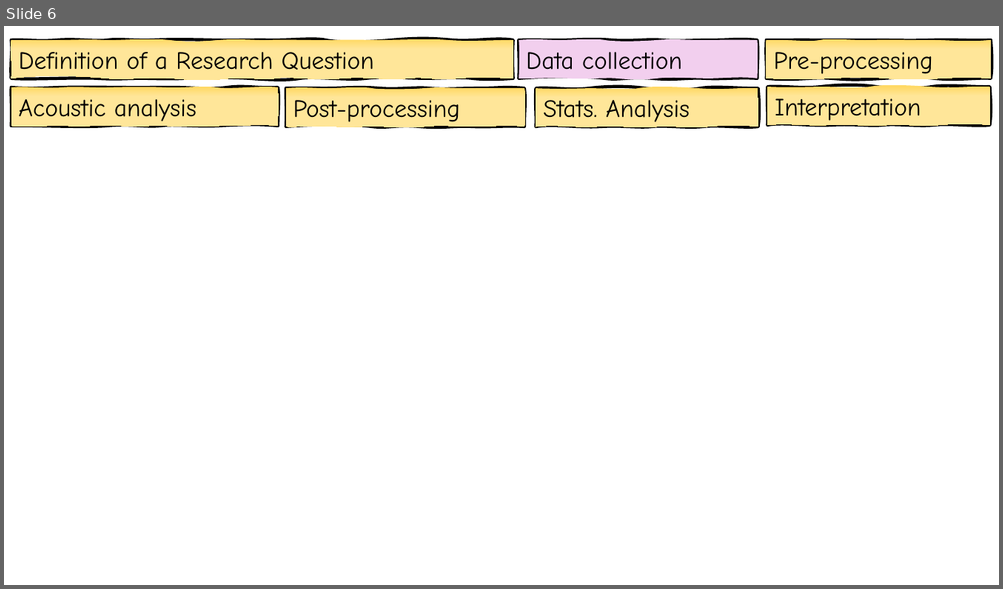
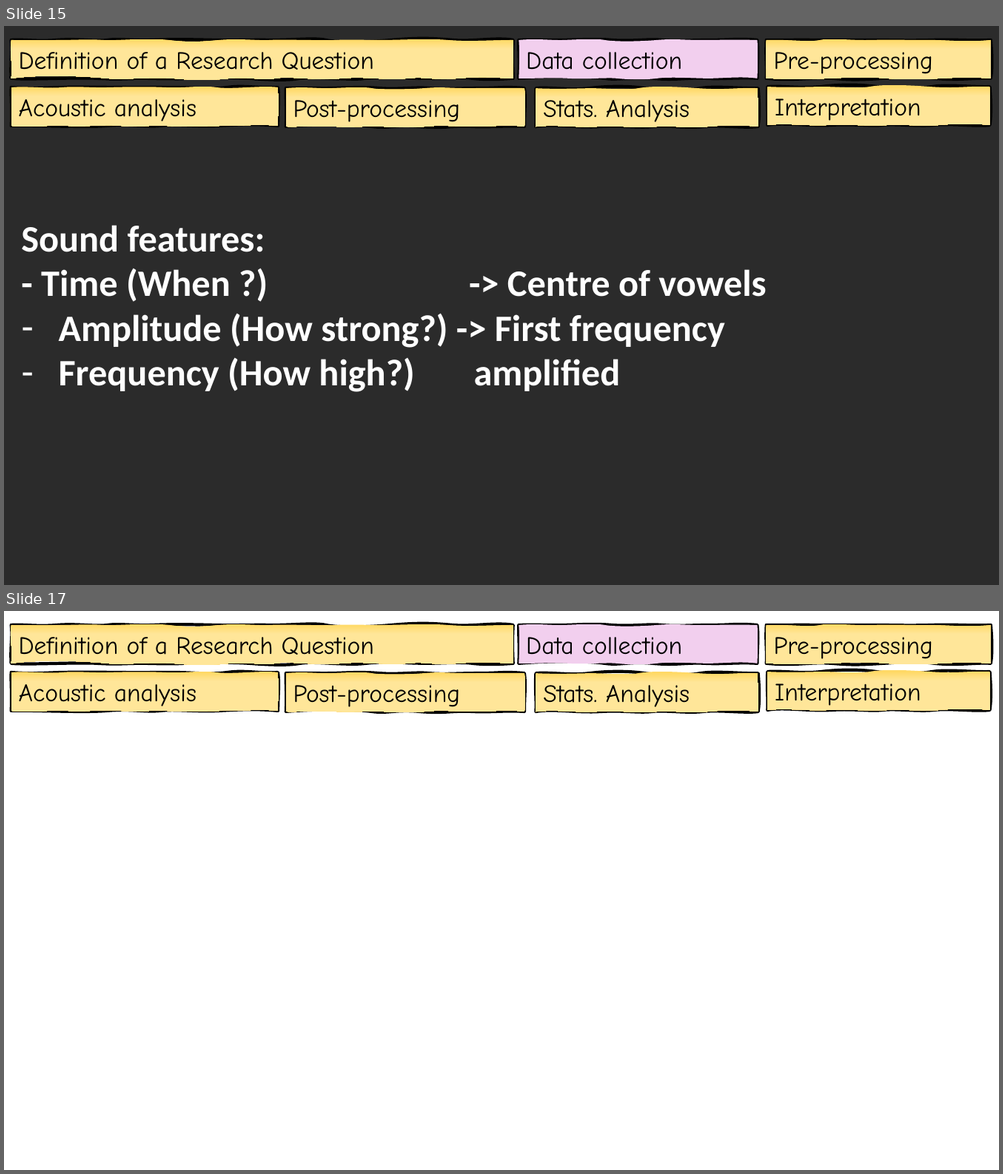
Before and after one commit to jgenette/Presentations, a slide deck: Seminar.pptx. Shown one above the other, each under a label of ours: slide 6 before the commit, slides 15 and 17 after it; the slides between them are not shown. The pictures are 1003x589 and 1003x1174 pixels, drawn with LibreOffice and Linux fonts; fonts in the diff are those of the drawing; background and template pictures are left out; a plain dark background stands for a picture behind light text. Boxes give left, top, right and bottom in pixels: in the first picture for what was removed or moved away, otherwise in the second. Text is boxed around its words. In the diff, an @@ line names an element or a change of style, - is before the commit and + after.

```diff
--- a/Seminar.pptx
+++ b/Seminar.pptx
@@ slide 15 added at (4, 26, 999, 585), background picture (left out) @@
@@ freeform shape added at (11, 40, 514, 79), fill gradient #FFD966 to #FFE699, outline #000000 3 pt, 24 pt, text #000000 @@
+Definition of a Research Question
@@ freeform shape added at (519, 40, 757, 79), fill #F2CFEE, outline #000000 3 pt, 24 pt, text #000000 @@
+Data collection
@@ freeform shape added at (766, 40, 991, 79), fill gradient #FFD966 to #FFE699, outline #000000 3 pt, 24 pt, text #000000 @@
+Pre-processing
@@ freeform shape added at (11, 87, 279, 125), fill gradient #FFD966 to #FFE699, outline #000000 3 pt, 24 pt, text #000000 @@
+Acoustic analysis
@@ freeform shape added at (286, 88, 525, 126), fill gradient #FFD966 to #FFE699, outline #000000 3 pt, 24 pt, text #000000 @@
+Post-processing
@@ freeform shape added at (536, 88, 758, 126), fill gradient #FFD966 to #FFE699, outline #000000 3 pt, 24 pt, text #000000 @@
+Stats. Analysis
@@ freeform shape added at (767, 87, 990, 124), fill gradient #FFD966 to #FFE699, outline #000000 3 pt, 24 pt, text #000000 @@
+Interpretation
@@ text added at (21, 225, 765, 392), 36 pt, text #FFFFFF, bold @@
+Sound features:
+- Time (When ?) -> Centre of vowels
+– Amplitude (How strong?) -> First frequency
+– Frequency (How high?) amplified
@@ what was slide 6 is now slide 17 @@
```
Also in this commit, not shown: 3 slides changed, 13 other slides added, 1 slide removed, 9 other files.
